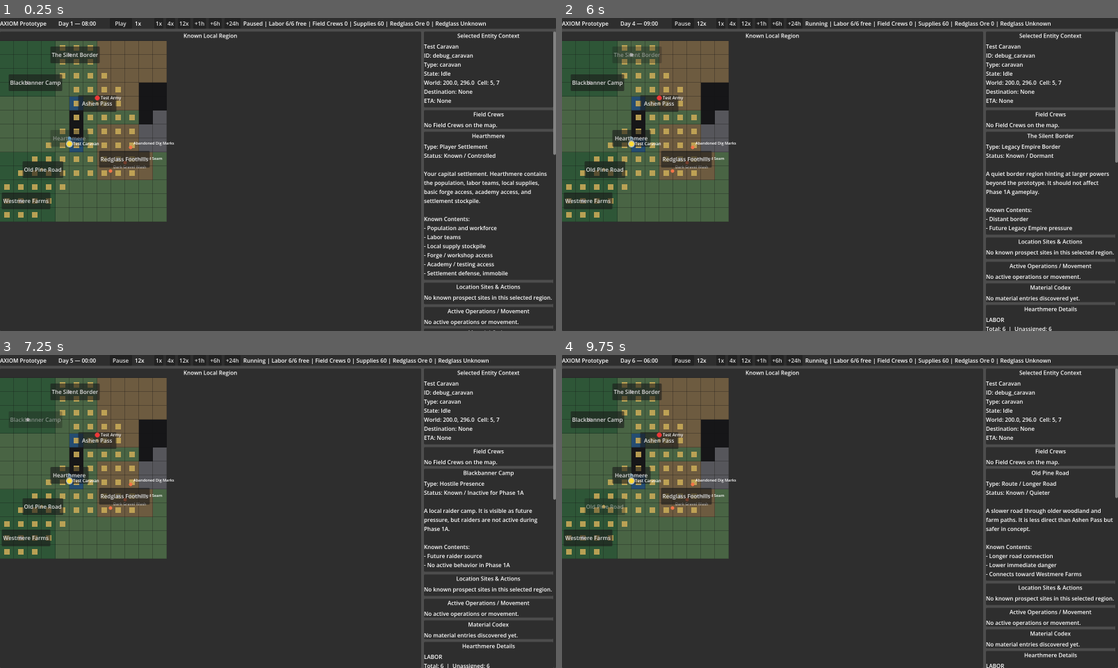
Above: before the commit, frames 1-4 (two rows, left to right).
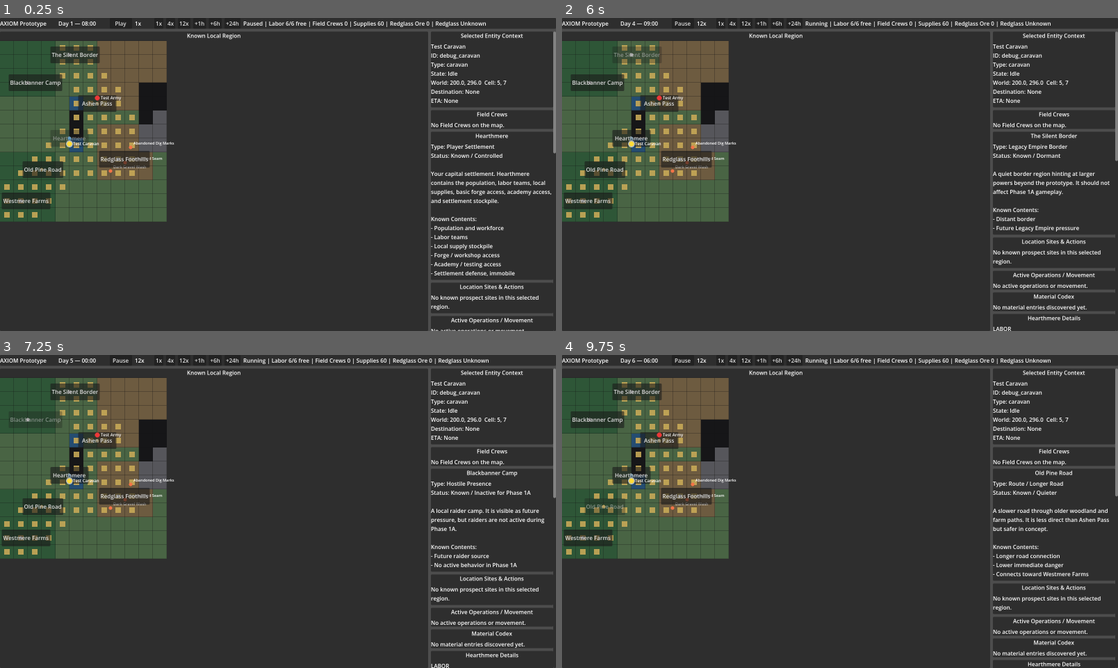
Above: after the commit, the same moments.

Repository: r3xj/axiom-prototype
Game: Godot game, scene res://scenes/Main.tscn
Same seed, same stepped clock (60 frames per second), same inputs: the game is played once before the commit and once after it.
Inputs:
- Up to frame 1 (0.25 s): no input
- Up to frame 2 (6 s): click "Play" at 0.5 s; click "1x" at 1.25 s; click "4x" at 2 s; click "12x" at 2.75 s; click "+1h" at 3.5 s; click "+6h" at 4.25 s; click "+24h" at 5 s; click "The Silent Border" at 5.75 s
- Up to frame 3 (7.25 s): click "Blackbanner Camp" at 6.5 s
- Up to frame 4 (9.75 s): click "Ashen Pass" at 7.25 s; click "Hearthmere" at 8 s; click "Redglass Foothills" at 8.75 s; click "Old Pine Road" at 9.5 s

The runs differ from the first frame. In frame 1, 4.7% of the frame differs, in the area x 33-100%, y 4-100%; in frame 2, 5.2%; in frame 3, 5.2%; in frame 4, 5.2%.

Commit message:
Fix right panel horizontal overflow

Diff:
--- a/scripts/Main.gd
+++ b/scripts/Main.gd
@@ -224,14 +224,15 @@
 func _build_side_panel(parent: Control) -> void:
 	var side_scroll := ScrollContainer.new()
 	side_scroll.name = "SideScroll"
-	side_scroll.custom_minimum_size = Vector2(380, 0)
+	side_scroll.custom_minimum_size = Vector2(360, 0)
 	side_scroll.size_flags_horizontal = Control.SIZE_FILL
 	side_scroll.size_flags_vertical = Control.SIZE_EXPAND_FILL
+	side_scroll.horizontal_scroll_mode = ScrollContainer.SCROLL_MODE_DISABLED
 	parent.add_child(side_scroll)
 
 	var side_panel := VBoxContainer.new()
 	side_panel.name = "SidePanel"
-	side_panel.custom_minimum_size = Vector2(360, 0)
+	side_panel.custom_minimum_size = Vector2(0, 0)
 	side_panel.size_flags_horizontal = Control.SIZE_EXPAND_FILL
 	side_panel.add_theme_constant_override("separation", 8)
 	side_scroll.add_child(side_panel)
@@ -645,14 +646,14 @@
 
 		var blade_ore_cost: float = float(forge_costs.get("redglass_blade", {}).get("redglass_ore", 0.0))
 		var btn_blade := Button.new()
-		btn_blade.text = "Forge Redglass Blade (24h, 1 labor, 10 ore)"
+		btn_blade.text = "Forge Redglass Blade"
 		btn_blade.disabled = _get_unassigned_labor_teams() < 1 or ore_available < blade_ore_cost
 		btn_blade.pressed.connect(_start_forge_project.bind("redglass_blade"))
 		region_action_buttons_box.add_child(btn_blade)
 
 		var armor_ore_cost: float = float(forge_costs.get("redglass_armor_piece", {}).get("redglass_ore", 0.0))
 		var btn_armor := Button.new()
-		btn_armor.text = "Forge Redglass Armor Piece (36h, 1 labor, 15 ore)"
+		btn_armor.text = "Forge Armor Piece"
 		btn_armor.disabled = _get_unassigned_labor_teams() < 1 or ore_available < armor_ore_cost
 		btn_armor.pressed.connect(_start_forge_project.bind("redglass_armor_piece"))
 		region_action_buttons_box.add_child(btn_armor)
@@ -712,12 +713,12 @@
 				and ProjectSystem.can_assign_field_crew_to_survey(selected_field_crew_id, prospect_id)
 			):
 				var assign_button := Button.new()
-				assign_button.text = "Assign Selected Field Crew to Survey: %s" % prospect["name"]
+				assign_button.text = "Assign Selected Crew: Survey"
 				assign_button.pressed.connect(ProjectSystem.start_survey_project_with_field_crew.bind(prospect_id, selected_field_crew_id))
 				prospect_buttons_box.add_child(assign_button)
 
 			var button := Button.new()
-			button.text = "Dispatch Field Crew to Survey: %s (1 field crew)" % prospect["name"]
+			button.text = "Dispatch Crew: Survey"
 			button.disabled = (
 				not ProjectSystem.has_available_field_crew_for_site(prospect_id)
 				and _get_unassigned_labor_teams() < GameState.FIELD_CREW_LABOR_COST
@@ -731,12 +732,12 @@
 				and ProjectSystem.can_assign_field_crew_to_establish_mine(selected_field_crew_id, prospect_id)
 			):
 				var assign_button := Button.new()
-				assign_button.text = "Assign Selected Field Crew to Establish Mine: %s" % prospect["name"]
+				assign_button.text = "Assign Selected Crew: Build Mine"
 				assign_button.pressed.connect(ProjectSystem.start_establish_mine_project_with_field_crew.bind(prospect_id, selected_field_crew_id))
 				prospect_buttons_box.add_child(assign_button)
 
 			var button := Button.new()
-			button.text = "Dispatch Field Crew to Establish Mine: %s (2d, 1 field crew, 1.0 supply/h)" % prospect["name"]
+			button.text = "Dispatch Crew: Build Mine"
 			button.disabled = (
 				not ProjectSystem.has_available_field_crew_for_site(prospect_id)
 				and _get_unassigned_labor_teams() < GameState.FIELD_CREW_LABOR_COST
@@ -750,13 +751,13 @@
 			)
 
 			var btn_ashen := Button.new()
-			btn_ashen.text = "Ship Supplies via Ashen Pass (24h, 1 labor, 20 supplies)"
+			btn_ashen.text = "Ship Supplies: Ashen Pass"
 			btn_ashen.disabled = not can_dispatch
 			btn_ashen.pressed.connect(LogisticsSystem.start_shipment.bind("hearthmere", prospect_id, "ashen_pass", {"supplies": LogisticsSystem.SHIPMENT_SUPPLY_AMOUNT}))
 			prospect_buttons_box.add_child(btn_ashen)
 
 			var btn_pine := Button.new()
-			btn_pine.text = "Ship Supplies via Old Pine Road (36h, 1 labor, 20 supplies)"
+			btn_pine.text = "Ship Supplies: Old Pine Road"
 			btn_pine.disabled = not can_dispatch
 			btn_pine.pressed.connect(LogisticsSystem.start_shipment.bind("hearthmere", prospect_id, "old_pine_road", {"supplies": LogisticsSystem.SHIPMENT_SUPPLY_AMOUNT}))
 			prospect_buttons_box.add_child(btn_pine)
@@ -771,7 +772,7 @@
 				var ore_display: String = CodexSystem.get_display_name(produces)
 
 				var btn_ore_ashen := Button.new()
-				btn_ore_ashen.text = "Ship %s via Ashen Pass (24h, 1 labor, 20 ore)" % ore_display
+				btn_ore_ashen.text = "Ship %s: Ashen Pass" % ore_display
 				btn_ore_ashen.disabled = not can_ship_ore
 				var ore_cargo_a: Dictionary = {}
 				ore_cargo_a[produces] = LogisticsSystem.SHIPMENT_ORE_AMOUNT
@@ -779,7 +780,7 @@
 				prospect_buttons_box.add_child(btn_ore_ashen)
 
 				var btn_ore_pine := Button.new()
-				btn_ore_pine.text = "Ship %s via Old Pine Road (36h, 1 labor, 20 ore)" % ore_display
+				btn_ore_pine.text = "Ship %s: Old Pine Road" % ore_display
 				btn_ore_pine.disabled = not can_ship_ore
 				var ore_cargo_p: Dictionary = {}
 				ore_cargo_p[produces] = LogisticsSystem.SHIPMENT_ORE_AMOUNT
@@ -872,16 +873,11 @@
 		return
 
 	for entity_id in crew_ids:
-		var row := HBoxContainer.new()
+		var row := VBoxContainer.new()
 		row.name = "FieldCrewRow_%s" % entity_id
 		row.add_theme_constant_override("separation", 6)
+		row.size_flags_horizontal = Control.SIZE_EXPAND_FILL
 		field_crew_list_box.add_child(row)
-
-		var select_button := Button.new()
-		select_button.text = "Select"
-		select_button.custom_minimum_size = Vector2(64, 0)
-		select_button.pressed.connect(_select_field_crew_from_list.bind(entity_id))
-		row.add_child(select_button)
 
 		var summary := Label.new()
 		summary.text = _format_field_crew_list_summary(entity_id)
@@ -889,13 +885,24 @@
 		summary.size_flags_horizontal = Control.SIZE_EXPAND_FILL
 		row.add_child(summary)
 
+		var action_row := HBoxContainer.new()
+		action_row.name = "FieldCrewActions_%s" % entity_id
+		action_row.size_flags_horizontal = Control.SIZE_EXPAND_FILL
+		row.add_child(action_row)
+
+		var select_button := Button.new()
+		select_button.text = "Select"
+		select_button.custom_minimum_size = Vector2(64, 0)
+		select_button.pressed.connect(_select_field_crew_from_list.bind(entity_id))
+		action_row.add_child(select_button)
+
 
 func _refresh_field_crew_list_text() -> void:
 	if not field_crew_list_box:
 		return
 
 	for row in field_crew_list_box.get_children():
-		if not (row is HBoxContainer):
+		if not (row is VBoxContainer):
 			continue
 		var row_name: String = str(row.name)
 		if not row_name.begins_with("FieldCrewRow_"):
